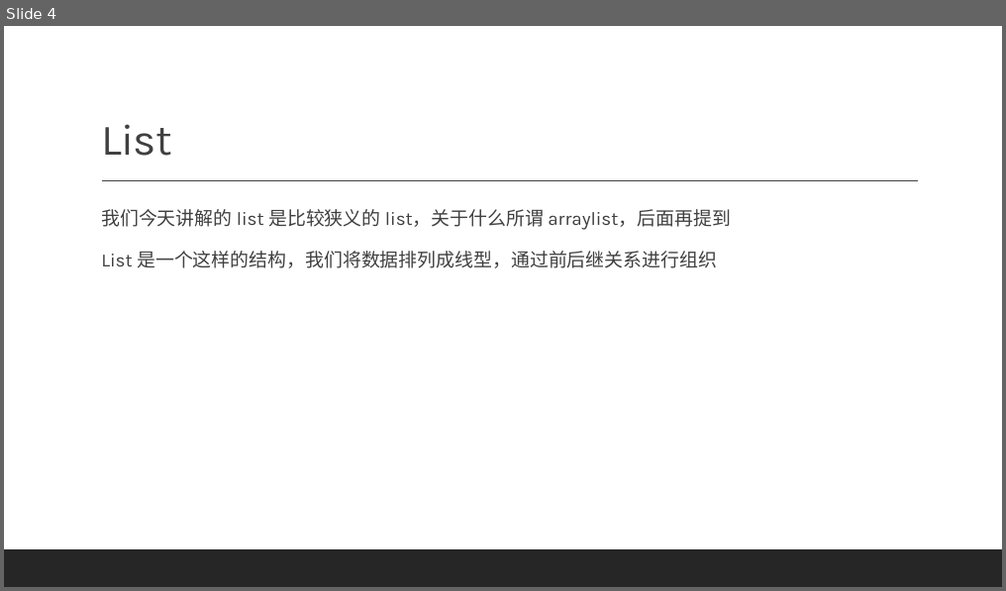
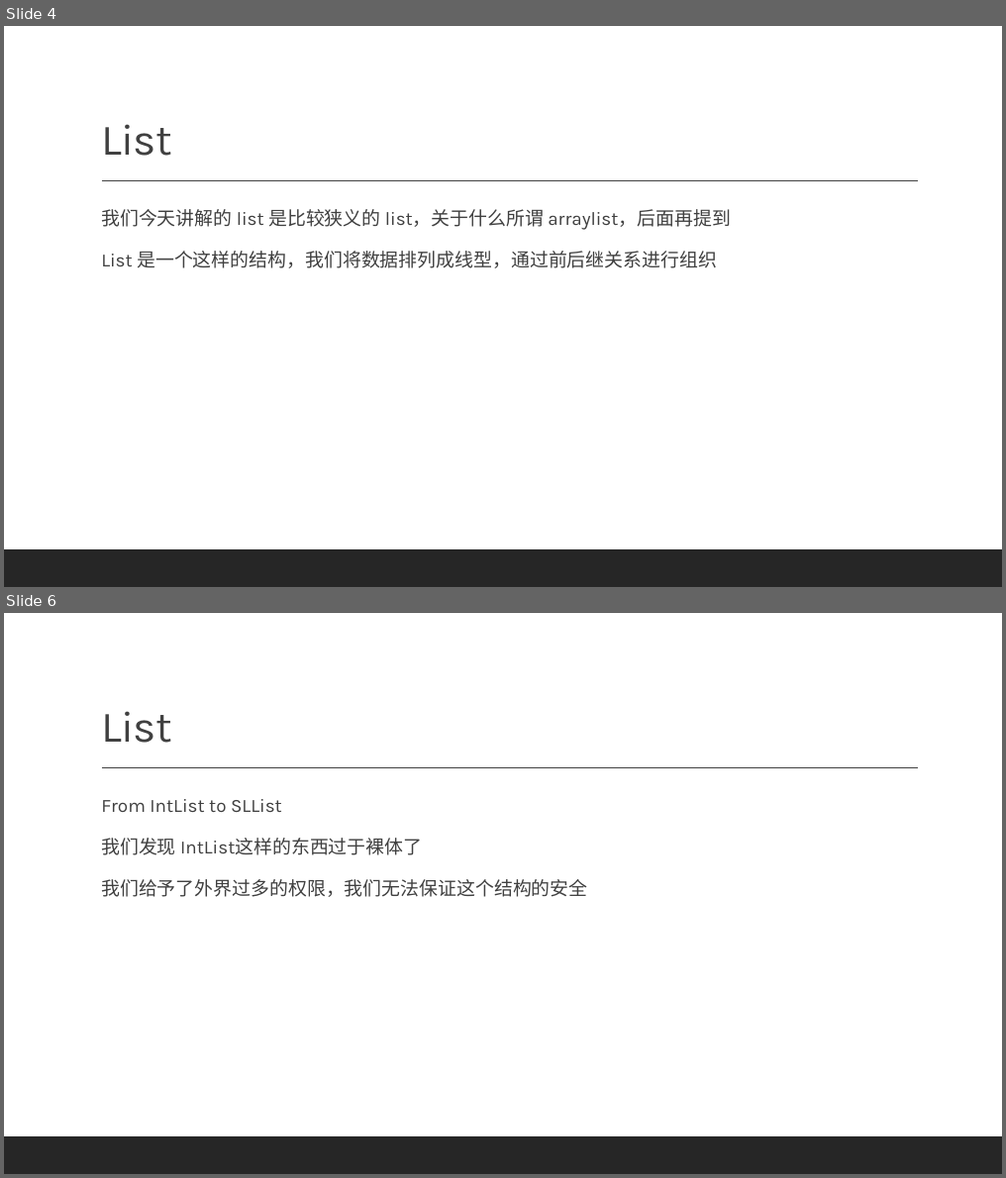
Before and after one commit to basicDSinHDUCS/materials, a slide deck: lecture4/slide.pptx. Shown one above the other, each under a label of ours: slide 4 before the commit, slides 4 and 6 after it; the slides between them are not shown. The pictures are 1006x591 and 1006x1178 pixels, drawn with LibreOffice and Linux fonts; fonts in the diff are those of the drawing; background and template pictures are left out. Boxes give left, top, right and bottom in pixels: in the first picture for what was removed or moved away, otherwise in the second. Text is boxed around its words. In the diff, an @@ line names an element or a change of style, - is before the commit and + after.

```diff
--- a/lecture4/slide.pptx
+++ b/lecture4/slide.pptx
@@ slide 6 added at (4,613,1002,1174), background picture (left out); not listed: 2 template elements that a slide beside it also shows @@
@@ title added at (101,711,172,743), 42 pt, text #404040 @@
+List
@@ text added at (101,799,587,897), 18 pt, text #404040 @@
+  From IntList to SLList
+  我们发现 IntList这样的东西过于裸体了
+  我们给予了外界过多的权限，我们无法保证这个结构的安全
```
Also in this commit, not shown: 1 slide changed, 2 other slides added, 1 slide removed.
